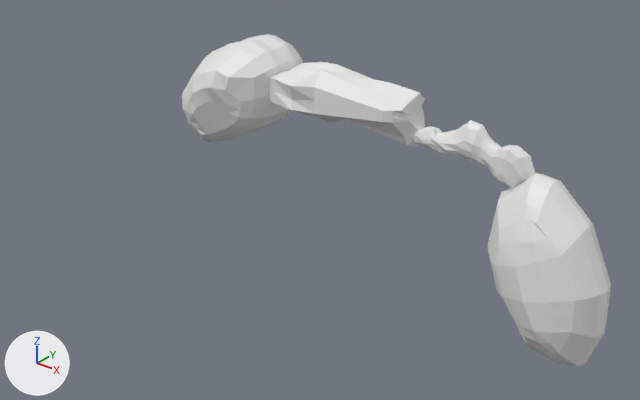
Two versions of the Blender file Zeyu_Keychain_v01.blend, one commit apart.
Before and after are seen from a 50 mm lens placed at (12.33, -16.77, 9.17), pointed at (0.73, -2.26, 0.17). Arrows for +X, +Y and +Z are at lower left; the lights stay in place. The picture after the commit comes second.

Names of what the first picture shows: '立方体', '立方体.001', '立方体.002', '立方体.003'.
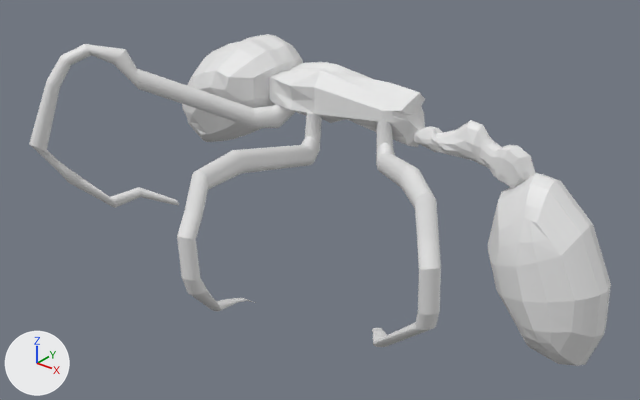
Pixel boxes (x1, y1, x2, y2) of what changed, in the pictures (640 x 400 px):
'柱体', added
    after: (29, 44, 295, 208)
'柱体.001', added
    after: (177, 113, 322, 311)
'柱体.002', added
    after: (372, 119, 441, 347)

Edits to the bpy script that builds the scene:
```text
Add me_柱体_002:
    me_柱体_002.from_pydata(...)  # 416 vertices, 386 faces; spans x -3.6..1.8, y -15.6..0.4, z -0.7..0.1
Add me_柱体:
    me_柱体.from_pydata(...)  # 416 vertices, 386 faces; spans x -2.0..1.5, y -15.4..0.7, z -0.6..0.1
Add ob_柱体_002:
    ob_柱体_002 = bpy.data.objects.new('柱体.002', me_柱体_002)
    ob_柱体_002.location = (1.13, -0.37, 1.44)
    ob_柱体_002.rotation_euler = (-0.0572, -0.0388, 0.722)  # degrees (-3.3, -2.2, 41)
    ob_柱体_002.scale = (0.204, 0.402, 5.41)
Add ob_柱体_001:
    ob_柱体_001 = bpy.data.objects.new('柱体.001', me_柱体_002.copy())
    ob_柱体_001.location = (-0.9, -0.37, 1.1)
    ob_柱体_001.rotation_euler = (-0.0572, -0.0388, 0.221)  # degrees (-3.3, -2.2, 13)
    ob_柱体_001.scale = (0.204, 0.402, 5.41)
Add ob_柱体:
    ob_柱体 = bpy.data.objects.new('柱体', me_柱体)
    ob_柱体.location = (-1.73, -0.43, 1.54)
    ob_柱体.rotation_euler = (-0.229, 0.0, -0.662)  # degrees (-13, 0, -38)
    ob_柱体.scale = (0.204, 0.402, 5.41)
```
